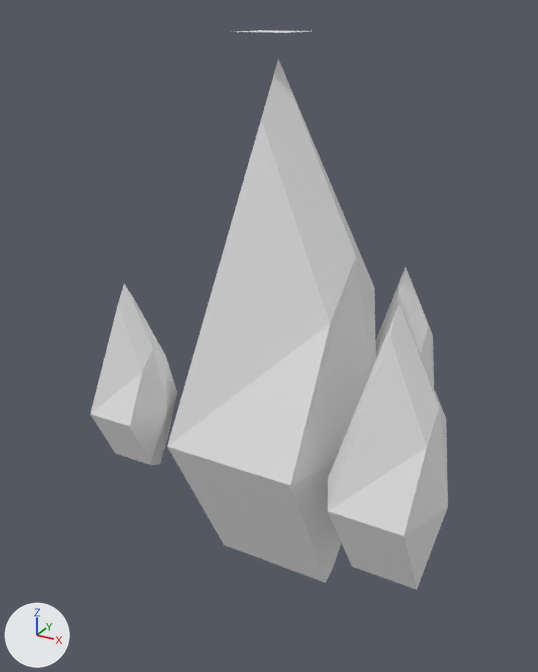
The Blender file Assets/Objects/Characters/o Earth Mage/earth_mage_autoattack_3.blend as it was, and as the next commit left it.
Camera for both pictures: a 50 mm camera at (3.96, -7.24, 0.31) aimed at (-0.19, 0.31, -3.46). Arrows for +X, +Y and +Z are at lower left; the lights stay in place. Both versions are drawn at frame 109 of the action 'CubeAction.011'; the numbers are the values there.

Names of what the first picture shows: 'auto attacks cracks', 'auto attacks projectile 3'.
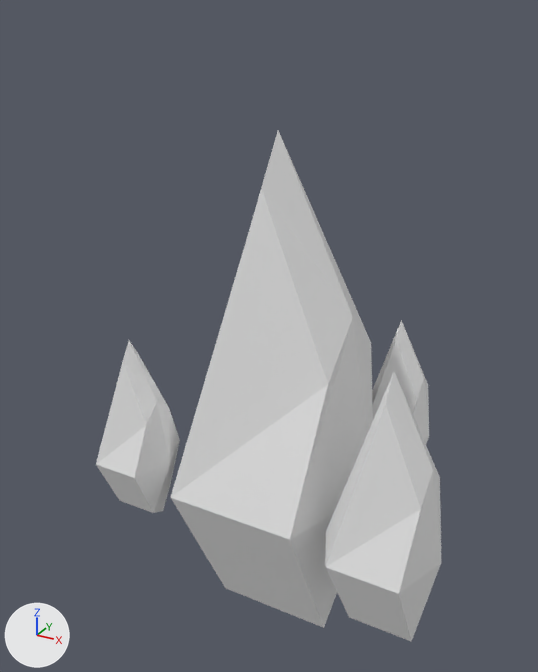
What differs and where, as boxes (x1, y1, x2, y2) in the pictures (538 x 672 px):
```json
{"object": "auto attacks projectile 3", "change": "moved", "before": [90, 59, 448, 590], "after": [96, 131, 441, 642]}
{"object": "auto attacks cracks", "change": "rescaled", "before": [237, 30, 307, 33], "on screen": "not visible afterwards"}
```

Edits to the scene script, one JSON object a line:
```json
{"op": "set", "path": "ob_auto_attacks_cracks.scale", "old": "(0.313, 0.313, 0.313)", "new": "(0.0, 0.0, 0.0)"}
{"op": "set", "path": "ob_auto_attacks_projectile_3.location", "old": "(0.0, -0.01, -4.04)", "new": "(0.0, -0.01, -4.76)"}
```
